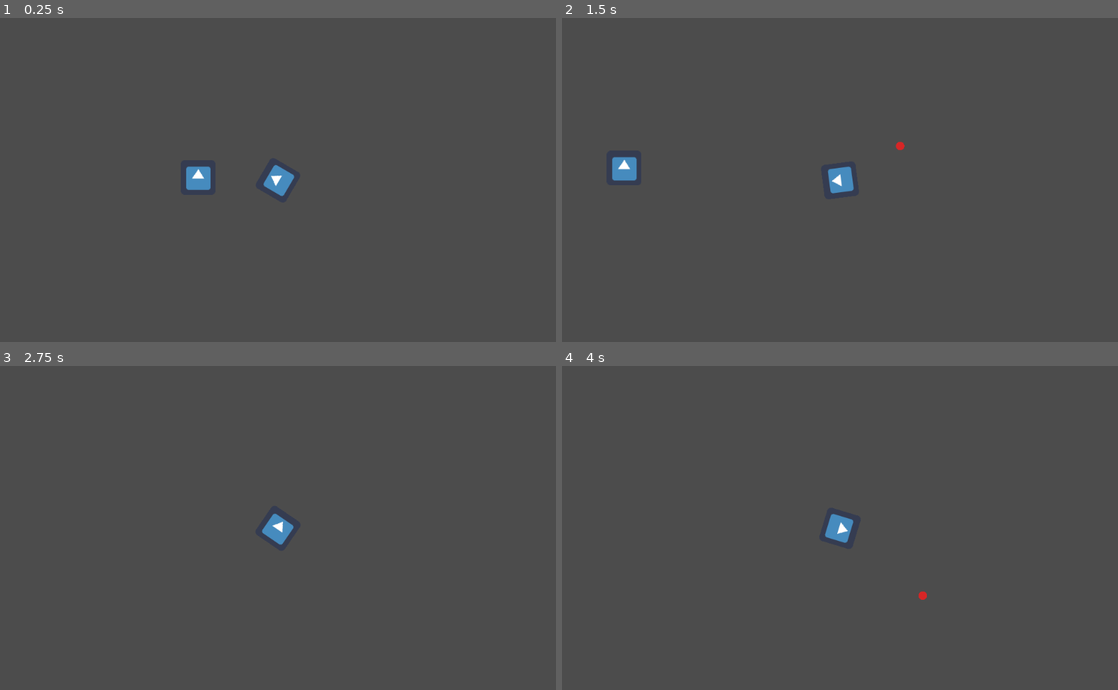
Above: before the commit, frames 1-4 (two rows, left to right).
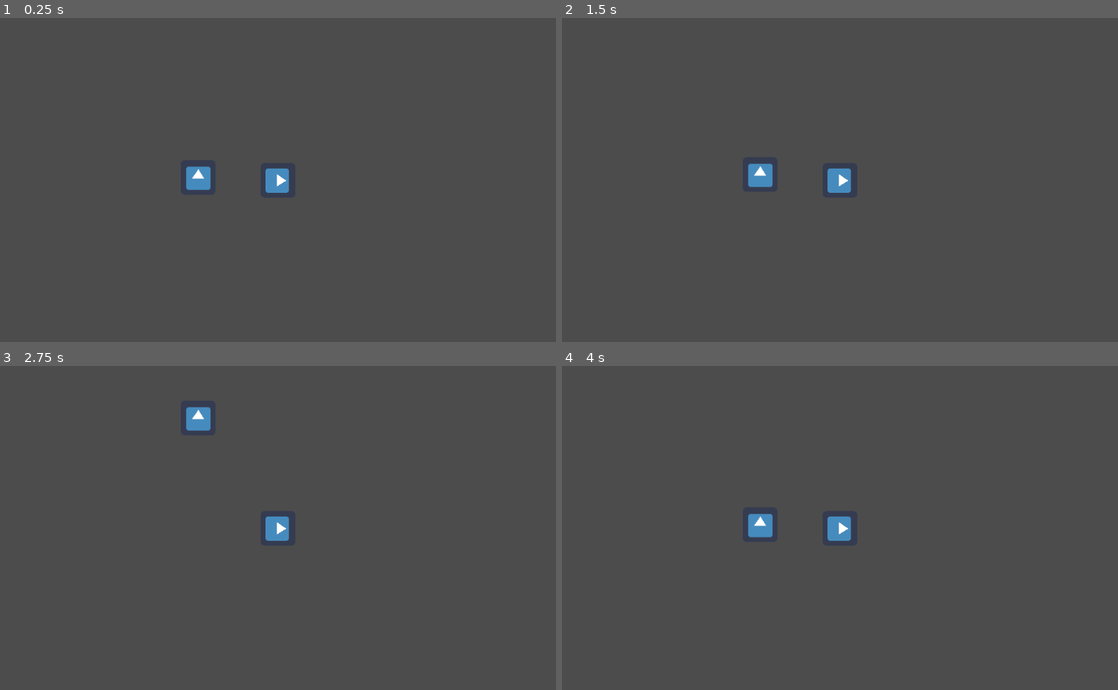
Above: after the commit, the same moments.

Repository: pandapixeluser/crunch-attack
Game: Godot game, scene res://TestScene.tscn
The game is run twice, just before and just after one commit, with the same random seed, the same clock (stepped at 60 frames per second) and the same inputs. The engine's default icon, where the game draws it, is replaced by a stand-in: a white triangle on a blue panel in a dark square.
Inputs (mouse positions are in pixels of both pictures, inside the frame that each line leads up to):
- Up to frame 1 (0.25 s): no input
- Up to frame 2 (1.5 s): tap Enter at 0.5 s; move the mouse to (962, 163) at 0.52 s; hold D (move_right) 0.53-1.28 s; hold Q (quick stop, bound only after the commit) 0.53-1.28 s; click (962, 163) at 0.6 s; move the mouse to (728, 196) at 1.27 s; hold S (move_down) from 1.28 s (still down); tap Q (quick stop, bound only after the commit) at 1.35 s
- Up to frame 3 (2.75 s): click (166, 544) at 1.55 s; move the mouse to (333, 456) at 2.02 s; release S (move_down) at 2.03 s; hold D (move_right) from 2.03 s (still down); hold Q (quick stop, bound only after the commit) from 2.03 s (still down); click (333, 456) at 2.1 s
- Up to frame 4 (4 s): move the mouse to (812, 592) at 2.77 s; release D (move_right) at 2.78 s; release Q (quick stop, bound only after the commit) at 2.78 s; hold W (move_up) 2.78-3.53 s; tap Q (quick stop, bound only after the commit) at 2.85 s; click (812, 592) at 3.05 s; move the mouse to (1006, 576) at 3.52 s; hold A (move_left) from 3.53 s (still down); hold Q (quick stop, bound only after the commit) from 3.53 s (still down); click (1006, 576) at 3.6 s

The runs differ from the first frame. In frame 1, 0.2% of the frame differs, in the area x 47-53%, y 45-56%; in frame 2, 0.8%, in the area x 9-62%, y 38-55%; in frame 3, 0.5%; in frame 4, 0.5%.

Commit message:
Reworked Movement, Made Readable
The movement has been completely reworked, now having separate stopping and accelerating functions. The code has also been rewritten entirely so that it is readable by humans

Diff:
--- a/PlayerMovement.gd
+++ b/PlayerMovement.gd
@@ -1,69 +1,65 @@
 extends KinematicBody2D
 
-class_name player
-	#variables
+#standard variables
+var velocity = Vector2(0,0) #the current velocity
+var acceleration = Vector2(0,0) #change in velocity as calculated by calculate_acceleration()
+var intent = Vector2() #the intended velocity as decided by player
+var velocity_defecit = Vector2(0,0) #difference between velocity and intent
+var true_velocity = Vector2(0,0)  #velocity multiplied by speed
+var friction = 0.1 #IMPORTANT: apply friction to velocity, NOT true_velocity for standardization's sake. If speed is changed friction will increase in proportion with it
+var quick_stop_rate = 0.9 #the rate at which quick stop will slow the player
+var velocity_floor = 0.15 #the velocity at which the engine will stop the player automatically
+var mass = 1
+var speed = 700
 
-var yaccel = 0
-var xaccel = 0
-var yveloc = 0
-var xveloc = 0
-var yintent
-var xintent
-var velocity = Vector2()
-var fixdelta
-var speed = 15
 
-func accelcurve(intent, cvelocity):
-	var vdif = (intent - cvelocity)
-	if (vdif > 0):
-		 return pow(vdif,2)
-	elif (vdif < 0):
-		return -pow(vdif,2)
-	elif (vdif == 0):
+#acceleration curve functions
+func active_accel(input): #active acceleration, where the player is actively trying to move.
+	return input
+
+func quick_stop(input): #quick stop, where the player is actively trying to stop their character
+	print ("quick_stop called")
+	if sign(input) == 1: 	#if the player is moving one way, accelerate the other at the defined quick_stop_rate
+		return -quick_stop_rate
+	elif sign(input) == -1:
+		return quick_stop_rate
+	elif input == 0:
 		return 0
 	else:
-		print("error in accelcurve()")
+		print("ERROR: quick_stop() error")
 
-func shoot():
-	var projectile = load("res://Projectile.tscn")
-	var bullet = projectile.instance()
-	get_tree().get_root().get_node("Main").add_child(bullet)
-	bullet.transform = transform
-	var relative_bullet_speed = 400
-	var global_bullet_speed = Vector2(cos(rotation) * relative_bullet_speed,sin(rotation) * relative_bullet_speed)
-	bullet.get_node("KinematicBody2D").velocity = Vector2(velocity[0]*speed + global_bullet_speed.x,velocity[1]*speed + global_bullet_speed.y)
-	print (bullet.get_node("KinematicBody2D").velocity)
-	print (velocity*speed)
+#miscellaneous functions
+func get_inputs(): #find the player's inputs
+	intent.x = (Input.get_action_strength("move_right") - Input.get_action_strength("move_left")) #find x axis intent
+	intent.y = (Input.get_action_strength("move_down") - (Input.get_action_strength("move_up"))) #find y axis intent
 
-func find_velocity():
-	xveloc = velocity[0]/speed
-	yveloc = velocity[1]/speed
-	fixdelta = get_physics_process_delta_time()
-	yintent = -float (Input.is_action_pressed("move_up"))  + float (Input.is_action_pressed("move_down"))
-	xintent = float (Input.is_action_pressed("move_right")) - float (Input.is_action_pressed("move_left"))
-	xveloc += accelcurve(xintent,xveloc) * fixdelta
-	yveloc += accelcurve(yintent,yveloc) * fixdelta
-	if (((-0.1 < xveloc) && (xveloc < 0.1)) && ((-0.1 < xintent) && (xintent < 0.1))) && (((-0.1 < yveloc) && (yveloc < 0.1)) && ((-0.1 < yintent) && (yintent < 0.1))):
-		xveloc = 0
-		yveloc = 0
-		#print("STOP")
-	velocity = Vector2(xveloc,yveloc) * speed
-	#print("x velocity curve=",accelcurve(xintent,xveloc))
-	#print("y velocity curve=",accelcurve(yintent,yveloc))
-	#print("x velocity=",xveloc)
-	#print("y velocity=",yveloc)
+func calculate_acceleration(): ##calculates acceleration and automatically updates the variable "acceleration" when complete, returns null
+	acceleration = Vector2(0,0) #reset acceleration from last frame by default
+	if (Input.is_action_pressed("quick stop") == true): 	#if quickstop is pushed, ignore all else and use quick_stop function to define acceleration
+		acceleration = Vector2(quick_stop(velocity.x), quick_stop(velocity.y))
+	else:
+		var movebuttons_total = (abs(intent.x) + abs(intent.y)) #total of all movement buttons
+		velocity_defecit = intent - velocity
+		if ((-0.1 > movebuttons_total) || (movebuttons_total > 0.1)): #check to see if the player is moving on either axis
+			if ((intent.x != 0) && (sign(intent.x) == -sign(velocity.x))): #if they're trying to switch direction on x axis, apply quick stop to the x axis
+				acceleration.x = quick_stop(velocity.x)
+			else:
+				acceleration.x = active_accel(velocity_defecit.x) #if they're not trying to swtich direction, apply active acceleration curve
+			if ((intent.y != 0) && (sign(intent.y) == -sign(velocity.y))):
+				acceleration.y = quick_stop(velocity.y)
+			else:
+				acceleration.y = active_accel(velocity_defecit.y)
+		elif abs(velocity.x) + abs(velocity.y) < velocity_floor: #if the player character is moving too slowly, and isn't trying to move, just stop the character
+			velocity = Vector2(0,0)
 
-func get_actions():
-	if Input.is_action_just_pressed("shoot"):
-		shoot()
-
-
-func _physics_process(_delta):
-	find_velocity()
-	get_actions()
-	var collision = move_and_collide(velocity)
-	if collision:
-		velocity = velocity.bounce(collision.normal)
-		if collision.collider.has_method("hit"):
-			collision.collider.hit()
-	rotation = get_global_mouse_position().angle_to_point(position)
+#processing functions
+func _physics_process(delta): #final physics processing, called by engine
+	var move_and_collide_output #variable to handle raw output of move_and_collide() without breaking true_velocity
+	get_inputs() #call the get_inputs function
+	velocity = Vector2(true_velocity.x / speed, true_velocity.y / speed) #find velocity based on previous frame's move_and_collide output
+	calculate_acceleration() #call the calculate_acceleration function
+	velocity += acceleration * delta
+	true_velocity = velocity * speed
+	move_and_collide_output = move_and_collide((true_velocity * delta))
+	if move_and_collide_output != null:
+		true_velocity = move_and_collide_output
--- a/TestScene.tscn
+++ b/TestScene.tscn
@@ -23,7 +23,6 @@
 texture = ExtResource( 2 )
 
 [node name="Camera2D" type="Camera2D" parent="Player"]
-visible = false
 current = true
 
 [node name="for scale" type="Sprite" parent="."]
@@ -34,3 +33,4 @@
 
 [node name="CollisionShape2D" type="CollisionShape2D" parent="for scale/StaticBody2D"]
 shape = SubResource( 2 )
+disabled = true
--- a/project.godot
+++ b/project.godot
@@ -10,17 +10,11 @@
 
 _global_script_classes=[ {
 "base": "KinematicBody2D",
-"class": "player",
-"language": "GDScript",
-"path": "res://PlayerMovement.gd"
-}, {
-"base": "KinematicBody2D",
 "class": "projectile",
 "language": "GDScript",
 "path": "res://projectile.gd"
 } ]
 _global_script_class_icons={
-"player": "",
 "projectile": ""
 }
 
@@ -57,6 +51,11 @@
 "events": [ Object(InputEventMouseButton,"resource_local_to_scene":false,"resource_name":"","device":0,"alt":false,"shi …(212 unchanged characters)…
  ]
 }
+"quick stop"={
+"deadzone": 0.5,
+"events": [ Object(InputEventKey,"resource_local_to_scene":false,"resource_name":"","device":0,"alt":false,"shift":false,"control":false,"meta":false,"command":false,"pressed":false,"scancode":81,"unicode":0,"echo":false,"script":null)
+ ]
+}
 
 [physics]
 
